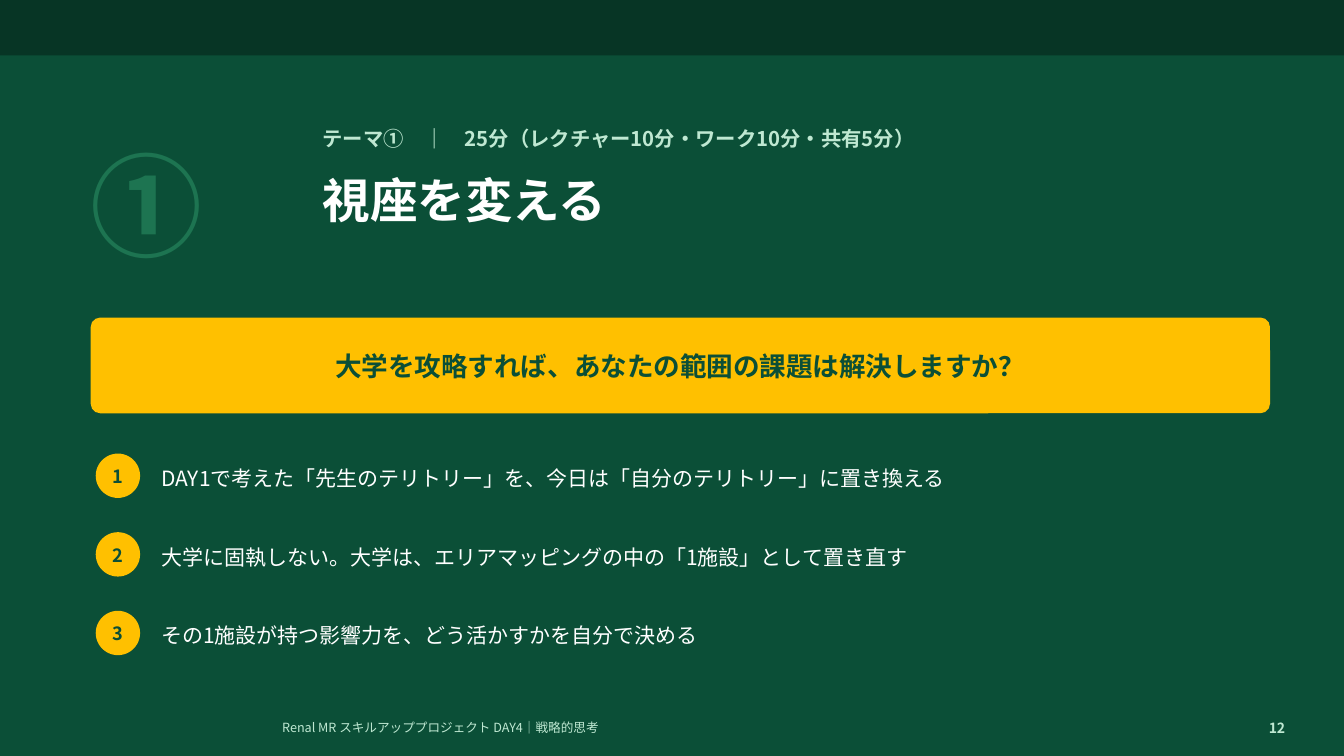
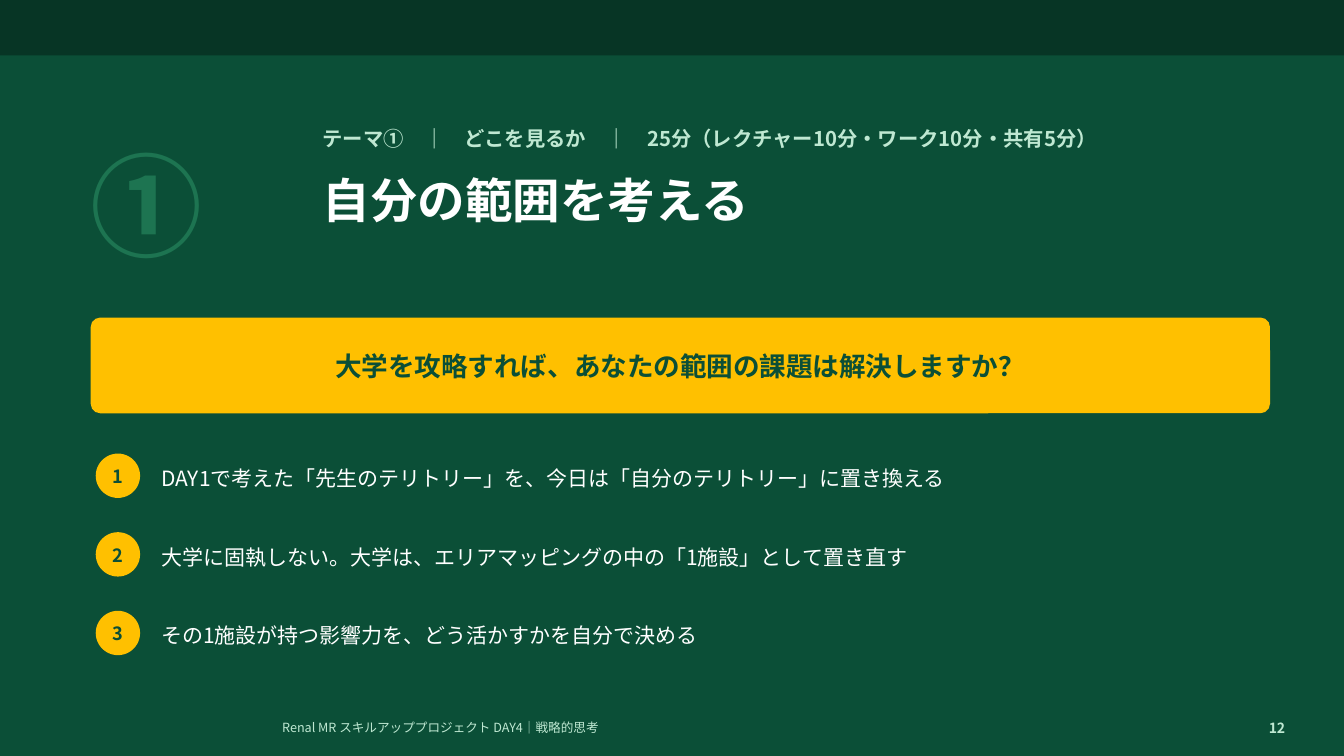
Before and after one commit to TAKUYA-1187/Claude, a slide deck: slide 12 of novartis_training/DAY4_ちょっと分かるだけで世界が変わる.pptx. Drawn at 1344x756 pixels with LibreOffice and Linux fonts; fonts in the diff are those of the drawing; background and template pictures are left out. Boxes give left, top, right and bottom in pixels: in the first picture for what was removed or moved away, otherwise in the second. Text is boxed around its words. In the diff, an @@ line names an element or a change of style, - is before the commit and + after.

```diff
--- a/novartis_training/DAY4_ちょっと分かるだけで世界が変わる.pptx
+++ b/novartis_training/DAY4_ちょっと分かるだけで世界が変わる.pptx
@@ text at bbox=[323, 128, 1097, 148]: text changed @@
-テーマ① ｜ 25分（レクチャー10分・ワーク10分・共有5分）
+テーマ① ｜ どこを見るか ｜ 25分（レクチャー10分・ワーク10分・共有5分）
@@ text at bbox=[323, 177, 749, 223]: text changed @@
-視座を変える
+自分の範囲を考える
```
Also in this commit, not shown: 9 other slides changed, 2 other files.
